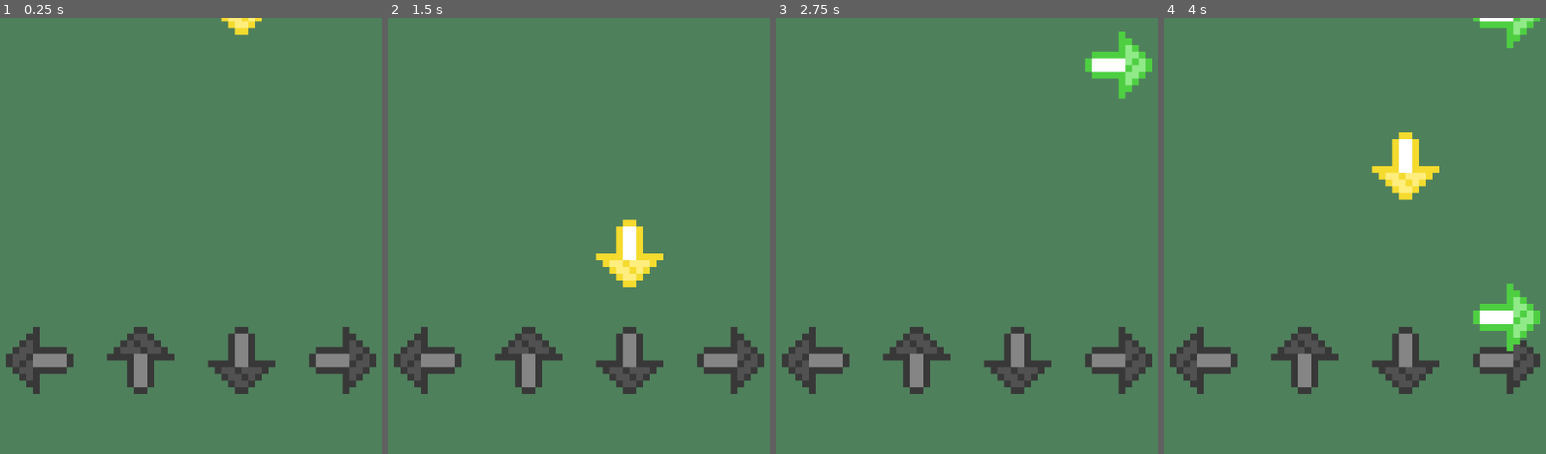
Above: before the commit, frames 1-4 (left to right).
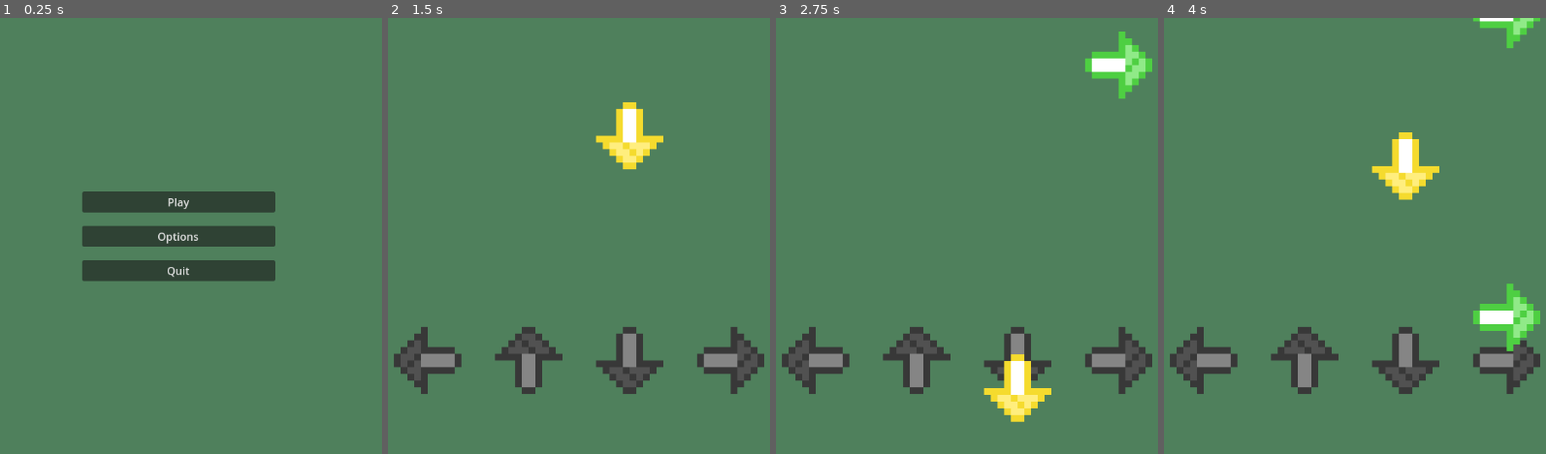
Above: after the commit, the same moments.

Repository: DIceEvYo/KamoGameKamo
Game: Godot game, scene res://scenes/menu.tscn
The game is run twice, just before and just after one commit, with the same random seed, the same clock (stepped at 60 frames per second) and the same inputs. Before the commit the project starts from res://scenes/game.tscn.
Inputs (mouse positions are in pixels of both pictures, inside the frame that each line leads up to):
- Up to frame 1 (0.25 s): no input
- Up to frame 2 (1.5 s): click (567, 201) at 0.5 s, where only the run after the commit has a clickable "Play"; hold Right (ui_right) from 1.28 s (still down)
- Up to frame 3 (2.75 s): release Right (ui_right) at 2.03 s; hold Down (ui_down) from 2.03 s (still down)
- Up to frame 4 (4 s): release Down (ui_down) at 2.78 s; hold Right (ui_right) 2.78-3.53 s; hold Up (ui_up) from 3.53 s (still down)

The runs differ from the first frame. In frame 1, 13% of the frame differs, in the area x 1-99%, y 0-87%; in frame 2, 2.7%; in frame 3, 1.3%; in frame 4, nothing differs.

Commit message:
Fixed pause menu, now it works from main menu

Diff:
--- a/menu.gd
+++ b/menu.gd
@@ -1,7 +1,7 @@
 extends Control
 
 func _on_play_pressed() -> void:
-	get_tree().change_scene_to_file("res://scenes/Level1.tscn")
+	get_tree().change_scene_to_file("res://scenes/game.tscn")
 
 func _on_options_pressed() -> void:
 	get_tree().change_scene_to_file("res://scenes/options.tscn")
--- a/project.godot
+++ b/project.godot
@@ -11,13 +11,9 @@
 [application]
 
 config/name="鴨ゲームかも"
-run/main_scene="uid://dtxm5o70bxtte"
+run/main_scene="uid://cjpntnaqddbji"
 config/features=PackedStringArray("4.4", "GL Compatibility")
 config/icon="res://icon.svg"
-
-[autoload]
-
-GameManager="*res://scripts/game_manager.gd"
 
 [display]
 
--- a/scenes/game.tscn
+++ b/scenes/game.tscn
@@ -12,4 +12,3 @@
 [node name="CanvasLayer" type="CanvasLayer" parent="."]
 
 [node name="PauseMenu" parent="CanvasLayer" instance=ExtResource("3_p57ef")]
-process_mode = 3
